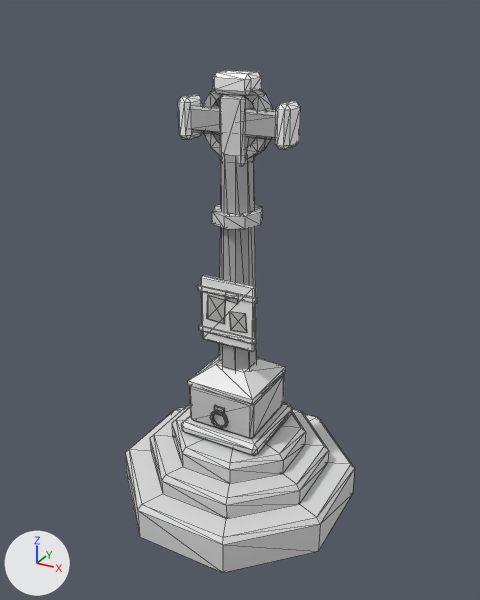
One commit to the glTF model assets/models/town/market_cross.glb: the scene before it, then after it.
Camera for both pictures: a camera (50 mm lens) standing at (2.98, -5.38, 4.81) and looking at (0.04, -0.02, 2.14). Lighting does not change. The marker at lower left points along +X, +Y and +Z. The first picture is the older version. Mesh edges are drawn as thin lines. Vertices at exactly the same position are counted once.

Names of what the first picture shows: 'collar'.
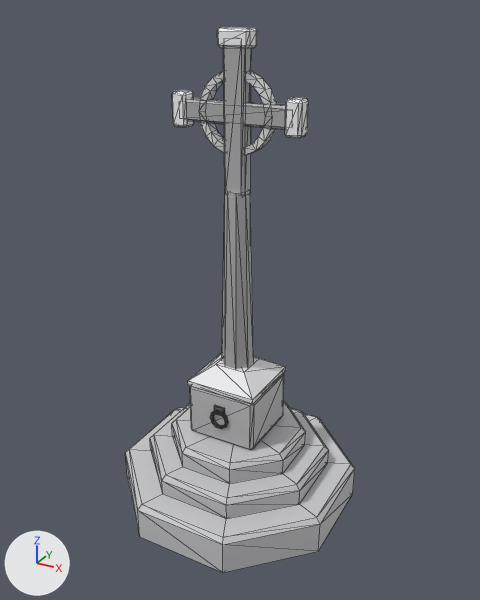
The change, as a diff of the scene's bpy script:
```diff
--- a/assets/models/town/market_cross.glb.py
+++ b/assets/models/town/market_cross.glb.py
@@ mat_layer_stone_001 @@
+mat_layer_stone_001 = bpy.data.materials.new('layer_stone.001')
+# nodes: BsdfPrincipled, Mix, OutputMaterial, VertexColor
+# colours: white #eaeaec, mixed with the vertex colours
@@ mat_layer_iron_001 @@
+mat_layer_iron_001 = bpy.data.materials.new('layer_iron.001')
+# nodes: BsdfPrincipled, Mix, OutputMaterial, VertexColor
+# colours: grey #9e9997, mixed with the vertex colours
@@ mat_layer_stone @@
+mat_layer_stone = bpy.data.materials.new('layer_stone')
+# nodes: BsdfPrincipled, Mix, OutputMaterial, VertexColor
+# colours: white #f9f9fc, mixed with the vertex colours
@@ me_collar @@
 # used by ob_collar; location = (0.0, 0.0, 0.0)
-me_collar.from_pydata(...)  # 529 vertices, 982 faces; spans x -1.2..1.2, y -1.2..1.2, z -0.2..4.3
-me_collar.materials.append(mat_layer_timber_grey)
-me_collar.materials.append(mat_layer_linen_001)
+me_collar.from_pydata(...)  # 393 vertices, 738 faces; spans x -1.2..1.2, y -1.2..1.2, z -0.2..4.66
+# me_collar part 1: the loose piece of 24 vertices spanning x -0.13..0.13, y -0.12..0.12, z 3.5..4.12 is scaled about its middle by (0.58, 0.686, 0.495), then moved by (-0.58, 0.0, 0.14), in mat_layer_stone
+# me_collar part 2: a new loose piece, an 8-sided cut cone along z (radius 0.17 at the low end, 0.12 at the high end) spanning x -0.16..0.16, y -0.16..0.16, z 1.38..3.25, in mat_layer_stone
+# me_collar part 3: the loose piece of 24 vertices spanning x -0.5..0.5, y -0.1..0.1, z 3.76..4.0 is scaled about its middle by (1.21, 0.672, 0.833), then moved by (0.0, 0.0, 0.07), in mat_layer_stone
+# me_collar part 4: the loose piece of 24 vertices spanning x -0.19..0.19, y -0.14..0.14, z 4.12..4.3 is scaled about its middle by (0.874, 0.646, 0.969), then moved by (0.0, 0.0, 0.37), in mat_layer_stone
+# me_collar part 5: the loose piece of 64 vertices spanning x -0.34..0.34, y -0.07..0.07, z 3.54..4.23 is rebuilt with 80 vertices and now spans x -0.38..0.38, y -0.06..0.06, z 3.58..4.32, in mat_layer_stone
+# me_collar part 6: a new loose piece of 24 vertices spanning x -0.11..0.11, y -0.08..0.08, z 3.2..4.6, in mat_layer_stone
+# me_collar part 7: a new loose piece of 24 vertices spanning x 0.5..0.66, y -0.09..0.09, z 3.79..4.11, in mat_layer_stone
+# me_collar part 8: 9 loose pieces with 176 vertices, spanning x -0.57..0.46, y -0.46..0.46, z 0.64..4.07, are deleted
+# me_collar part 9
+# 41 vertices are removed from x -0.18..0.57, y -0.18..0.18, z 1.38..4.07
+# 80 faces are deleted
+# 12 vertices in x -0.38..0.38, y -0.38..0.38, z 0.78..0.81 move by (0.0, 0.0, -0.14)
+# 6 new faces join them, mat_layer_iron_001
+# me_collar part 10: 60 kept faces spanning x -0.38..0.38, y -0.41..0.38, z 0.64..1.42 get new vertex colours; the middle colour goes from light grey #c6c6c6 to grey #b8b8b8
+# me_collar part 11: 22 faces spanning x -0.38..0.38, y -0.38..0.38, z 1.22..1.42 switch from mat_layer_flagstone to mat_layer_stone
+# me_collar part 12: 72 faces spanning x -1.2..1.2, y -1.2..1.2, z 0.15..0.64 switch from mat_layer_flagstone to mat_layer_stone_001
+# me_collar part 13: 44 faces spanning x -0.38..0.38, y -0.38..0.38, z 0.64..1.22 switch from mat_layer_wall_stone to mat_layer_stone
+# me_collar part 14: 66 faces spanning x -1.2..1.2, y -1.2..1.2, z -0.2..0.59 switch from mat_layer_wall_stone to mat_layer_stone_001
+# me_collar part 15: 118 faces spanning x -0.1..0.1, y -0.41..-0.38, z 0.83..1.08 switch from mat_layer_iron to mat_layer_iron_001
```

Changed parts and their boxes [x1, y1, x2, y2] in the pictures (480 x 600 px; the box of a moved part takes in the faces that stretch with it):
'collar', reshaped (9% taller)
    before: [125, 70, 355, 573]
    after: [125, 27, 355, 573]
part 1 of me_collar, moved or reshaped
    before: [220, 94, 255, 165]
    after: [172, 90, 194, 128]
part 2 of me_collar, added
    after: [222, 190, 254, 369]
part 3 of me_collar, moved or reshaped
    before: [191, 103, 276, 140]
    after: [185, 98, 286, 130]
part 4 of me_collar, moved or reshaped
    before: [213, 70, 262, 96]
    after: [217, 27, 257, 48]
part 5 of me_collar, rebuilt
    before: [203, 89, 273, 159]
    after: [200, 71, 276, 155]
part 6 of me_collar, added
    after: [223, 46, 252, 196]
part 7 of me_collar, added
    after: [285, 97, 309, 138]
part 8 of me_collar, deleted
    before: [178, 95, 292, 455]
part 9 of me_collar, cut back
    before: [212, 101, 301, 422]
    after: [212, 414, 228, 422]
part 10 of me_collar, recoloured (light grey to grey)
    before: [190, 357, 284, 439]
    after: [190, 357, 284, 450]
part 11 of me_collar, edited (looks the same)
    both: [188, 356, 286, 404]
part 12 of me_collar, recoloured
    both: [125, 402, 355, 545]
part 13 of me_collar, recoloured
    before: [190, 377, 284, 439]
    after: [190, 377, 284, 450]
part 14 of me_collar, recoloured
    both: [125, 425, 355, 573]
part 15 of me_collar, recoloured (darker)
    both: [210, 405, 228, 429]
